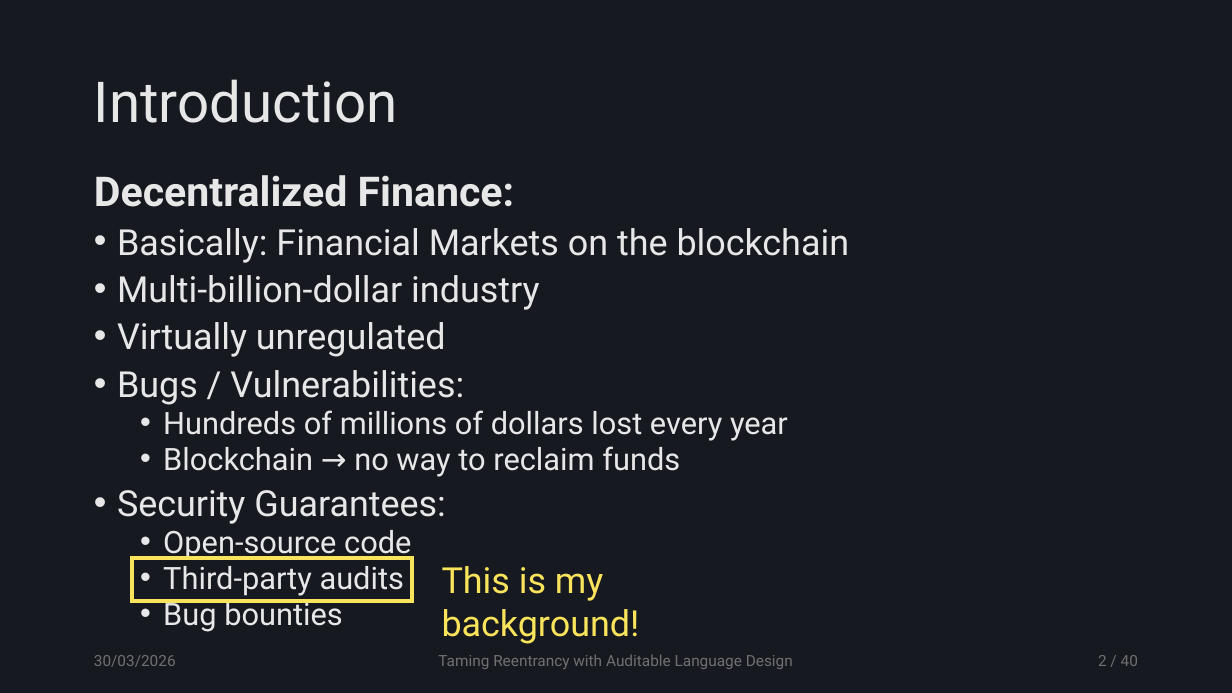
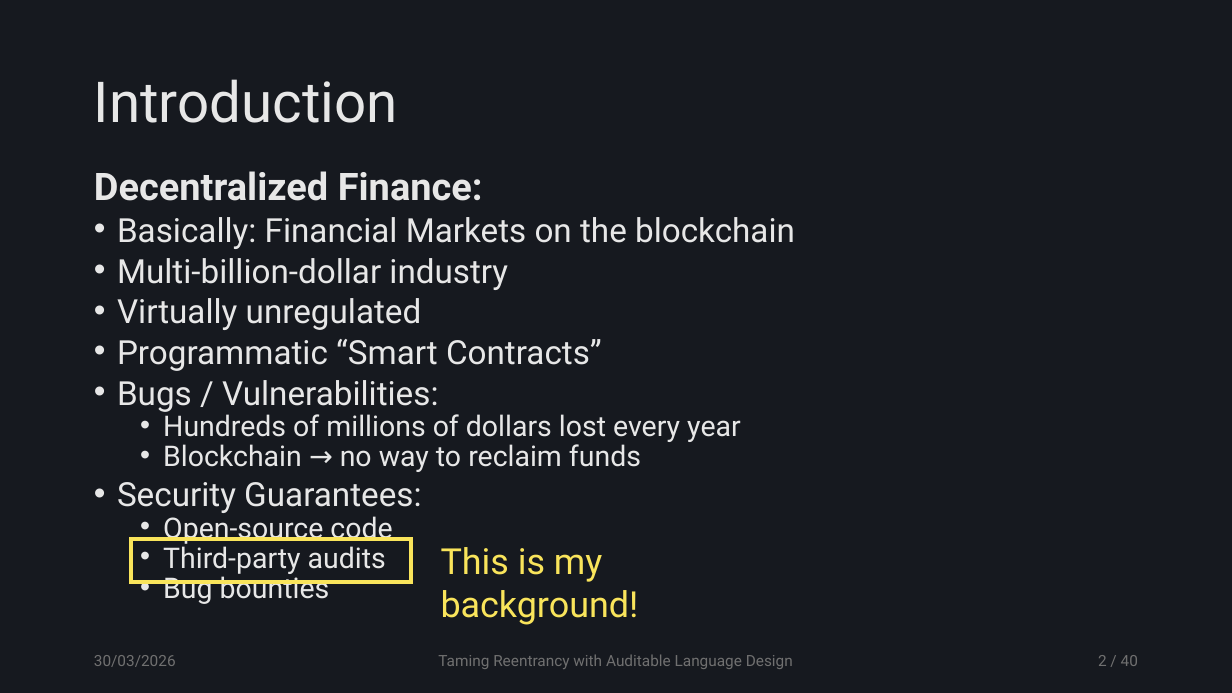
Before and after one commit to tzann/thesis, a slide deck: slide 2 of doc/presentation/Thesis.pptx. Drawn at 1232x693 pixels with LibreOffice and Linux fonts; fonts in the diff are those of the drawing. Boxes give left, top, right and bottom in pixels: in the first picture for what was removed or moved away, otherwise in the second. Text is boxed around its words. In the diff, an @@ line names an element or a change of style, - is before the commit and + after.

```diff
--- a/doc/presentation/Thesis.pptx
+++ b/doc/presentation/Thesis.pptx
@@ text at [94, 171, 795, 604]: size 32 to 29.6 pt in "Decentralized Finance:"; size 28 to 25.9 pt in "Basically: Financial Markets on the blockchain", "Multi-billion-dollar industry", "Virtually unregulated", "Bugs / Vulnerabilities:" and 1 more places; size 24 to 22.2 pt in "Hundreds of millions of dollars lost every ...", "Blockchain → no way to reclaim funds", "Open-source code", "Third-party audits" and 1 more places; line spacing 0.8 to 0.7 @@
@@ text at [117, 339, 602, 371]: paragraph added @@
+• Programmatic “Smart Contracts”
@@ rectangle: place and size @@
-rectangle at [132, 558, 413, 602]
+rectangle at [130, 539, 411, 582]
@@ text "This is my background!": place and size @@
-text "This is my background!" at [442, 566, 640, 644]
+text "This is my background!" at [441, 547, 639, 625]
```
Also in this commit, not shown: 6 other slides changed, 4 slides removed.
